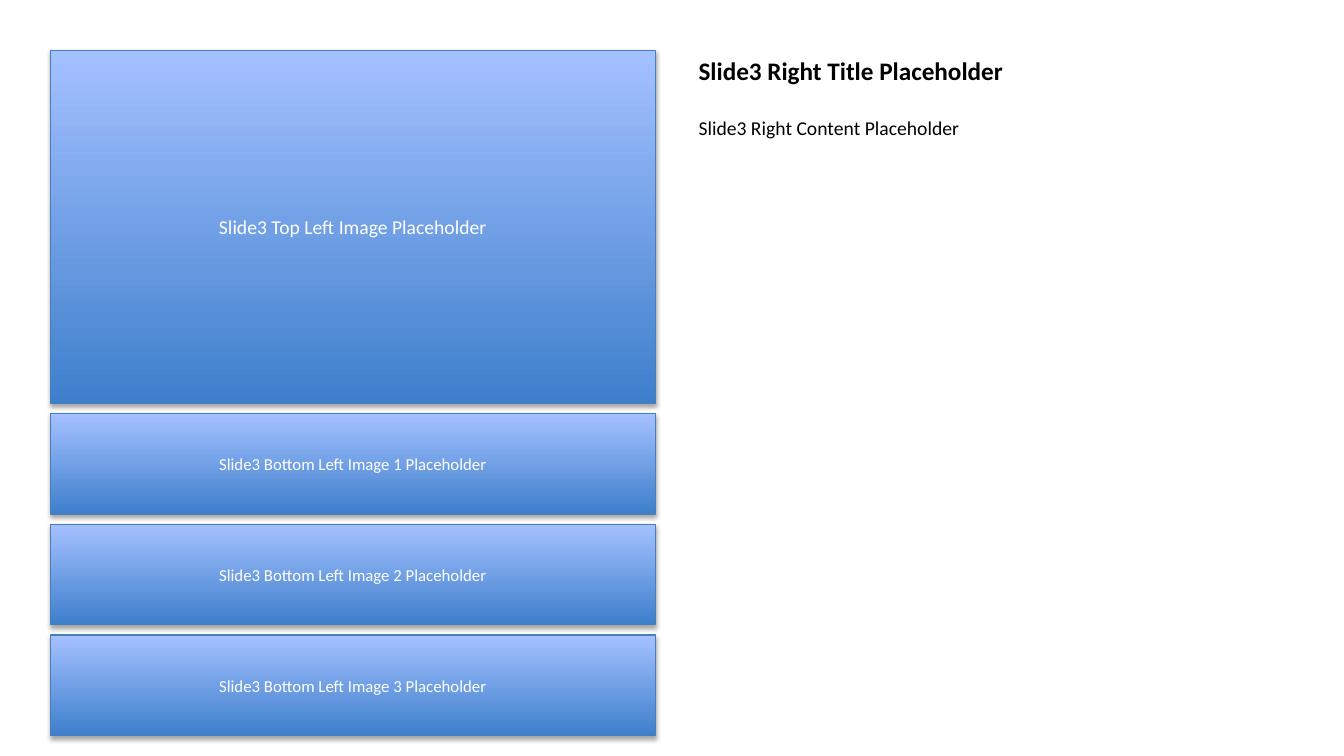
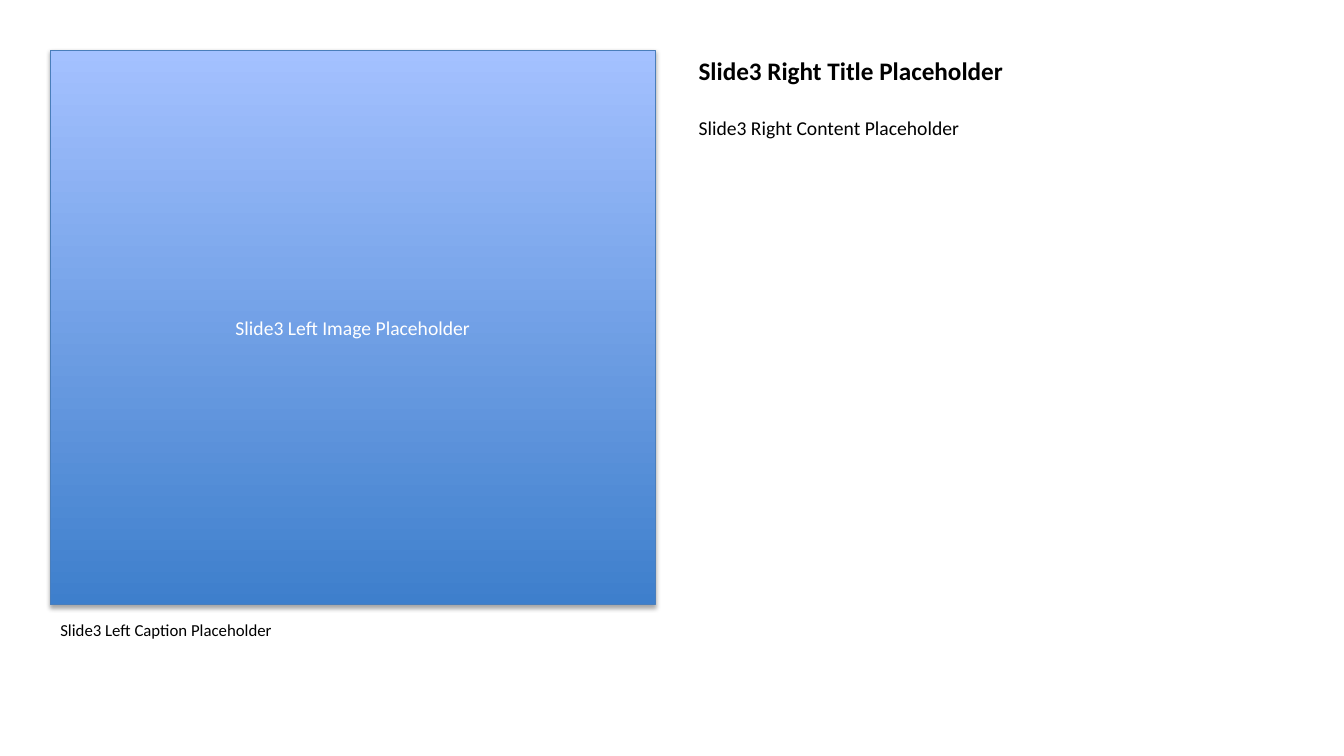
Before and after one commit to AnuragK19/json-pptx-generator, a slide deck: slide 3 of output_presentation.pptx. Drawn at 1344x756 pixels with LibreOffice and Linux fonts; fonts in the diff are those of the drawing. Boxes give left, top, right and bottom in pixels: in the first picture for what was removed or moved away, otherwise in the second. Text is boxed around its words. In the diff, an @@ line names an element or a change of style, - is before the commit and + after.

```diff
--- a/output_presentation.pptx
+++ b/output_presentation.pptx
@@ rectangle "Slide3 Left Image Placeholder": place and size @@
-rectangle "Slide3 Left Image Placeholder" at bbox=[50, 50, 655, 403]
+rectangle "Slide3 Left Image Placeholder" at bbox=[50, 50, 655, 605]
@@ text in rectangle at bbox=[235, 321, 470, 339]: text changed @@
-Slide3 Top Left Image Placeholder
+Slide3 Left Image Placeholder
@@ rectangle removed at bbox=[50, 413, 655, 514] @@
-Slide3 Bottom Left Image 1 Placeholder
@@ rectangle removed at bbox=[50, 524, 655, 625] @@
-Slide3 Bottom Left Image 2 Placeholder
@@ text "Slide3 Left Caption Placeholder": place and size @@
-text "Slide3 Left Caption Placeholder" at bbox=[50, 635, 655, 736]
+text "Slide3 Left Caption Placeholder" at bbox=[60, 624, 271, 639]
@@ text "Slide3 Left Caption Placeholder" at bbox=[60, 624, 271, 639]: vertical alignment middle to top; fill gradient #3F80CE to #A4C4FF to none; outline #4B7EBC 0.75 pt to none; shadow off @@
@@ text at bbox=[60, 624, 271, 639]: text changed; text colour #FFFFFF to #000000 @@
-Slide3 Bottom Left Image 3 Placeholder
+Slide3 Left Caption Placeholder
```
Also in this commit, not shown: 1 other slide changed, 3 other files.
